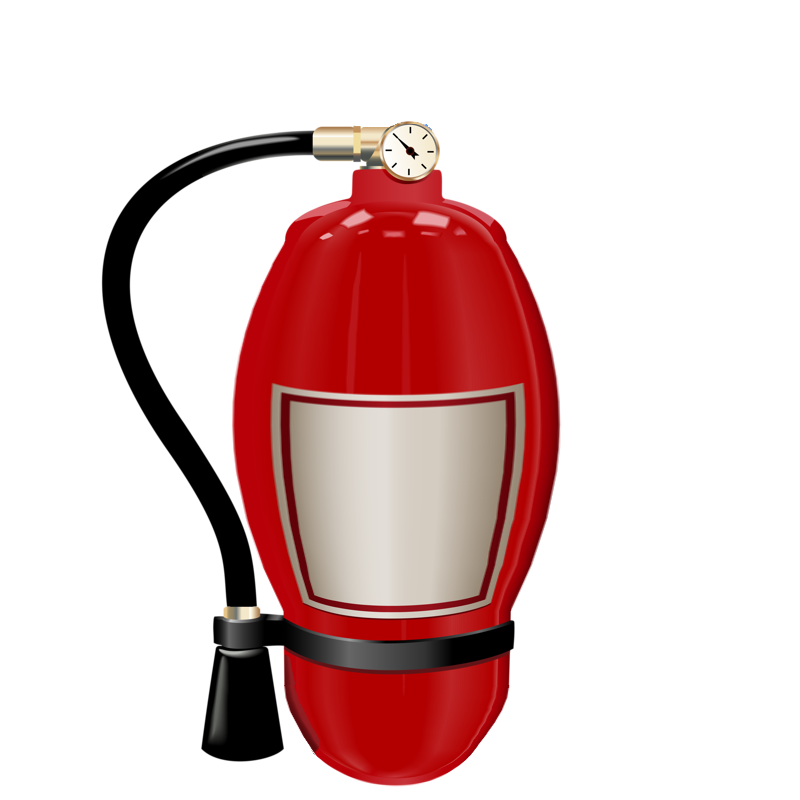
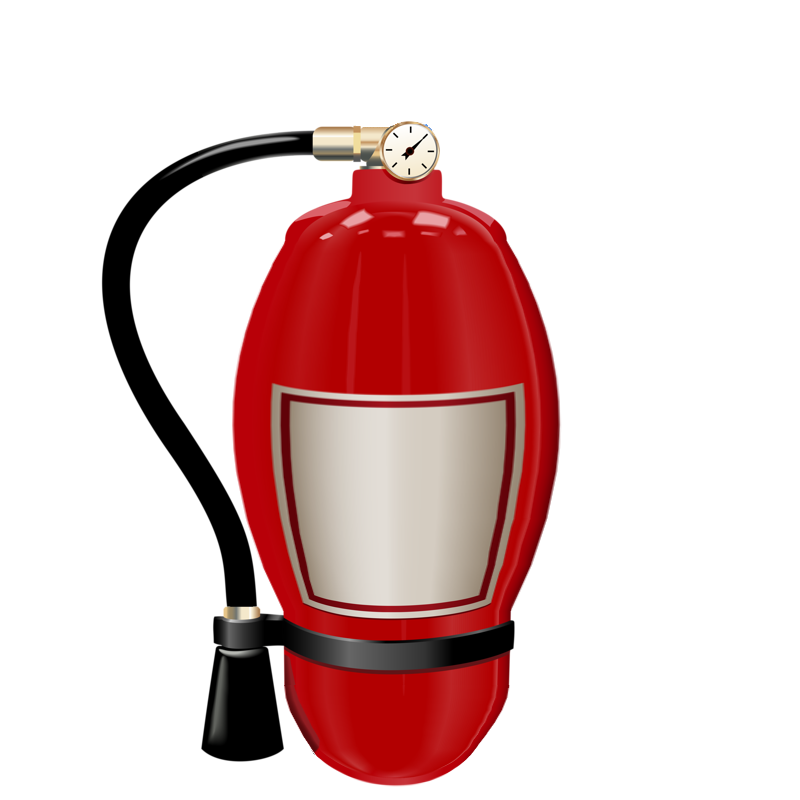
Two versions of the same layered image (800x800). Layer-by-layer changes:
added layer "Face" above "Body" over [382, 122, 439, 179]
